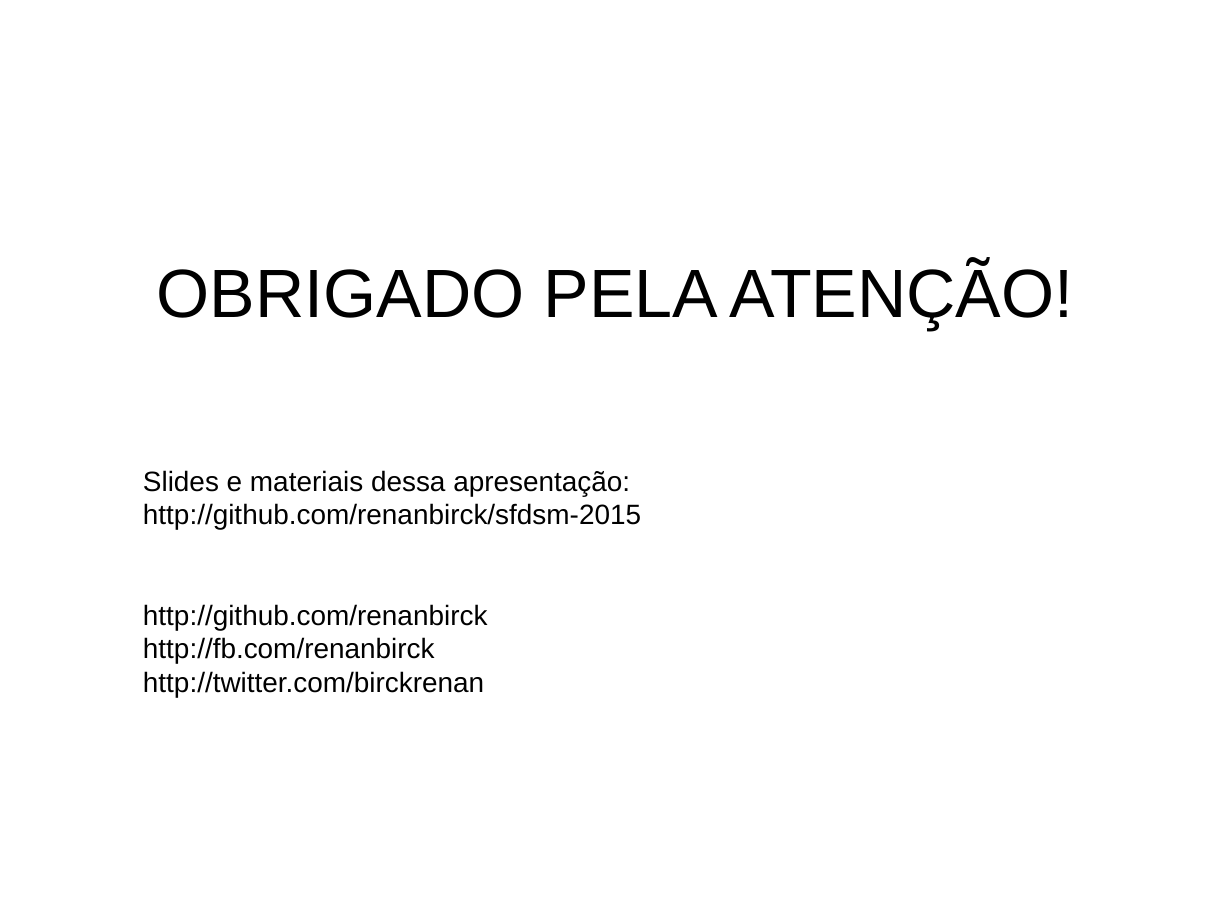
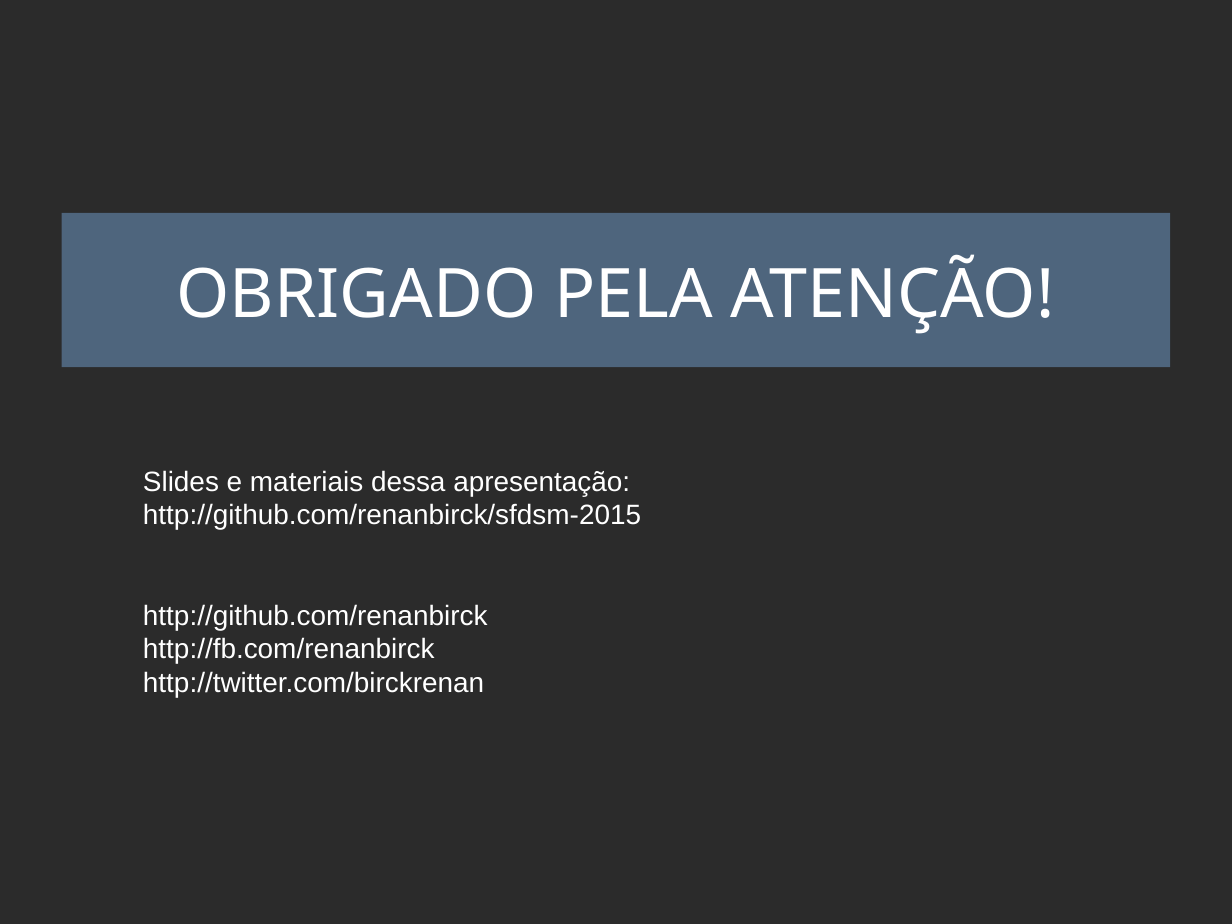
Before and after one commit to renanbirck/sfdsm-2015, a slide deck: slide 26 of Slides.odp. Drawn at 1232x924 pixels with LibreOffice and Linux fonts; fonts in the diff are those of the drawing; background and template pictures are left out; a plain dark background stands for a picture behind light text. Boxes give left, top, right and bottom in pixels: in the first picture for what was removed or moved away, otherwise in the second. Text is boxed around its words. In the diff, an @@ line names an element or a change of style, - is before the commit and + after.

```diff
--- a/Slides.odp
+++ b/Slides.odp
@@ background #FFFFFF to picture (left out) @@
@@ title "OBRIGADO PELA ATENÇÃO!": place and size @@
-title "OBRIGADO PELA ATENÇÃO!" at <box>157,262,1074,329</box>
+title "OBRIGADO PELA ATENÇÃO!" at <box>61,212,1171,367</box>
@@ title "OBRIGADO PELA ATENÇÃO!" at <box>61,212,1171,367</box>: font Arial to Noto Sans, text colour #000000 to #FFFFFF; fill none to #729FCF at 50% opacity @@
@@ text "Slides e materiais dessa apresentação: ..." at <box>143,470,641,697</box>: text colour #000000 to #FFFFFF @@
```
Also in this commit, not shown: 24 other slides changed, 1 other file.
